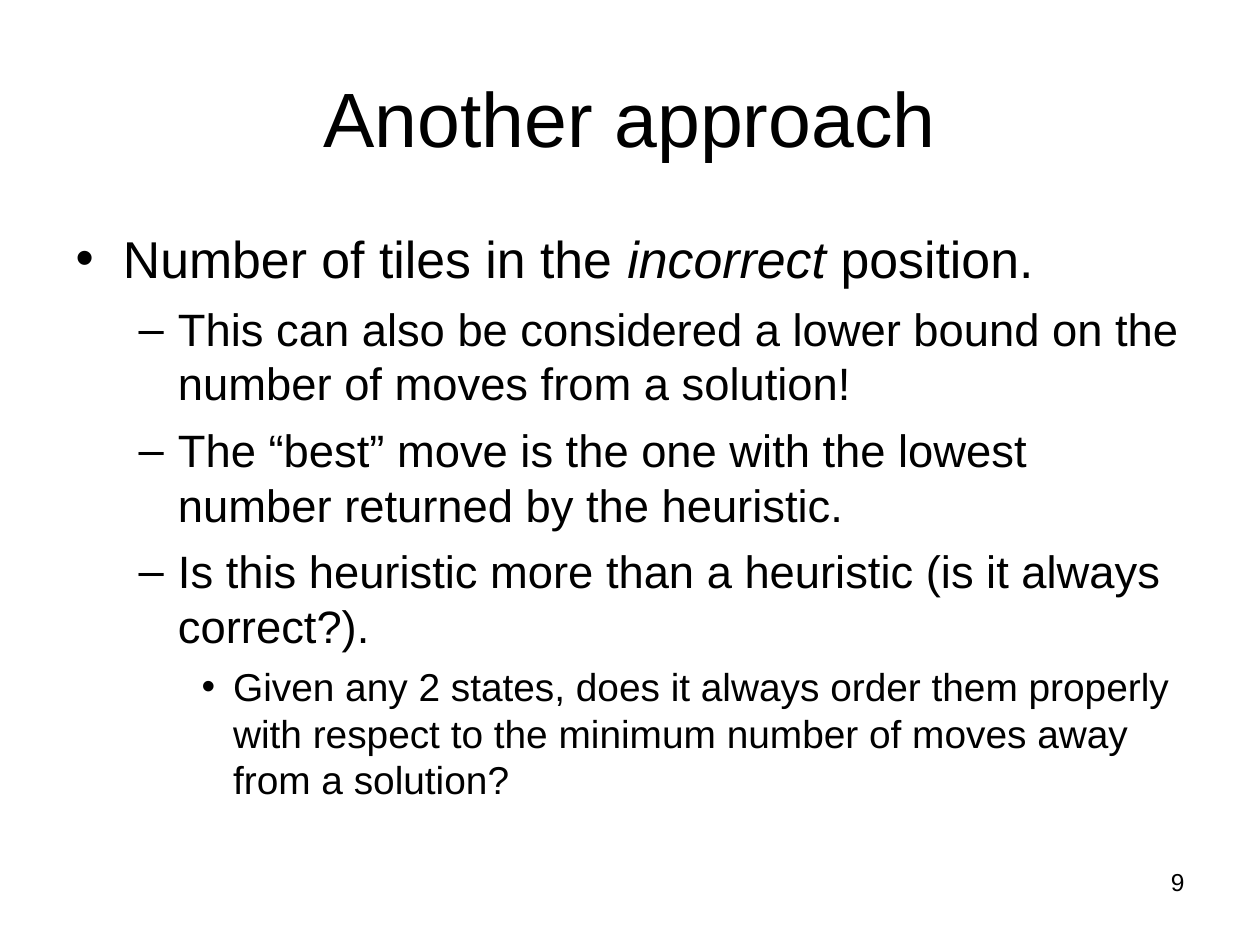
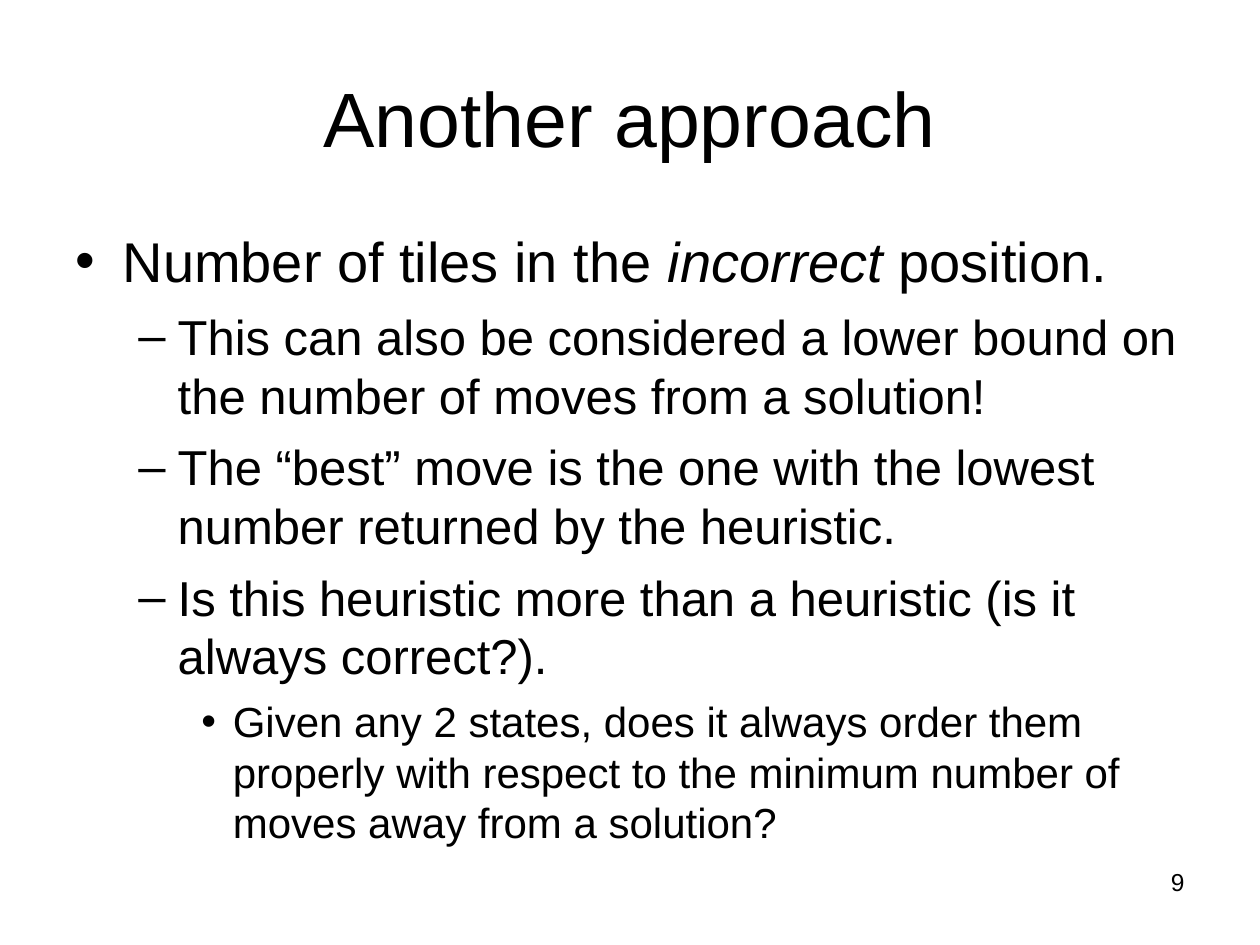
Before and after one commit to nottejas/clg-notes, a slide deck: slide 9 of AI/Unit-2/Unit 2 - Heuristics Searching.ppt. Drawn at 1260x945 pixels with LibreOffice and Linux fonts; fonts in the diff are those of the drawing. Boxes give left, top, right and bottom in pixels: in the first picture for what was removed or moved away, otherwise in the second. Text is boxed around its words. In the diff, an @@ line names an element or a change of style, - is before the commit and + after.

```diff
--- a/AI/Unit-2/Unit 2 - Heuristics Searching.ppt
+++ b/AI/Unit-2/Unit 2 - Heuristics Searching.ppt
@@ text "Number of tiles in the ..." at (123, 241, 1176, 847): size 29.6 to 32 pt in "Number of tiles in the incorrect position."; size 25.9 to 28 pt in "This can also be considered a lower ...", "The “best” move is the one with ...", "Is this heuristic more than a heuristic ..."; size 22.2 to 24 pt in "Given any 2 states, does it always ..." @@
```
Also in this commit, not shown: 4 other slides changed, 4 other files.
